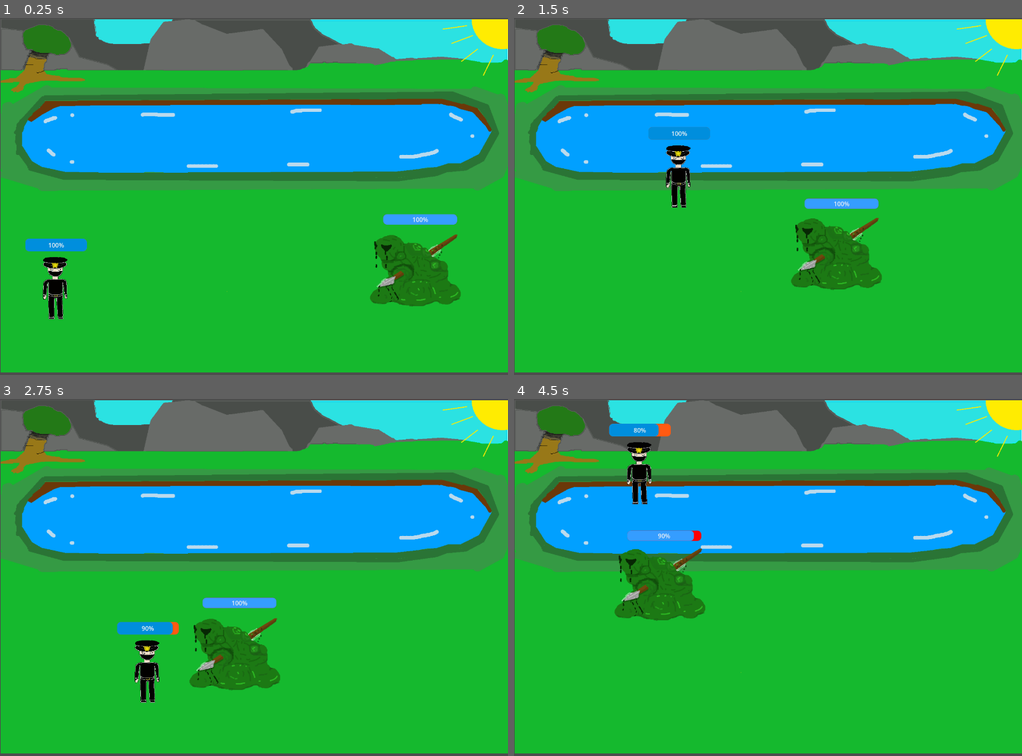
Above: before the commit, frames 1-4 (two rows, left to right).
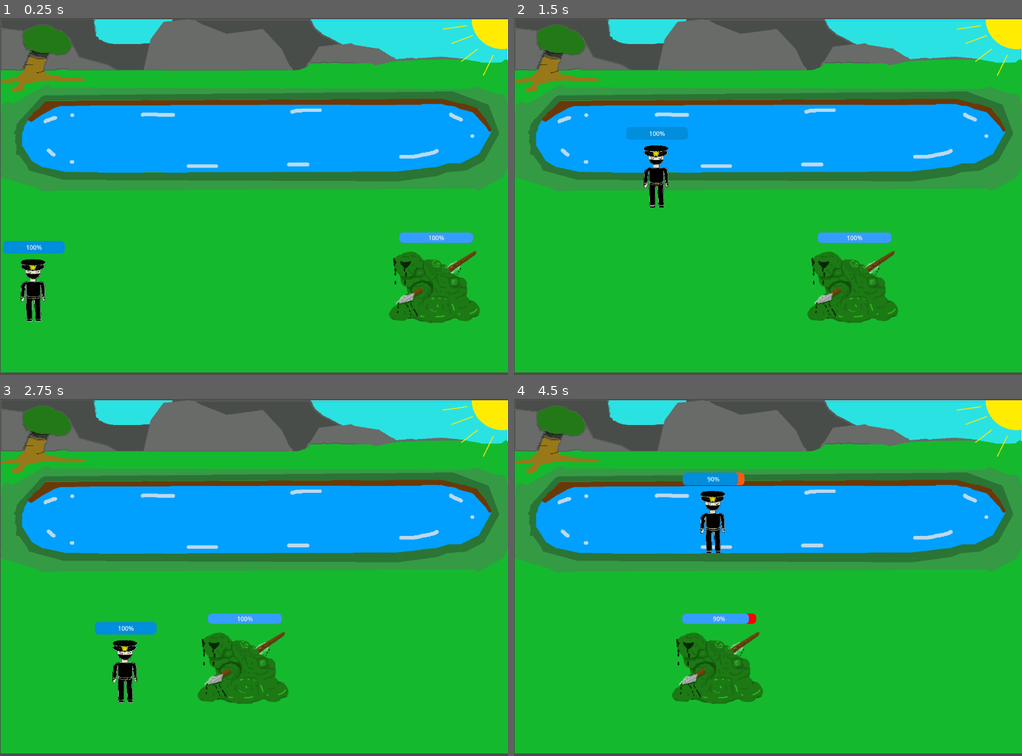
Above: after the commit, the same moments.

Repository: jwang5-dot/12-DT-Project
Game: Godot game, scene res://scene/Level_1_scene.tscn
Same seed, same stepped clock (60 frames per second), same inputs: the game is played once before the commit and once after it. This scene is started directly instead of the project's main scene.
Inputs (mouse positions are in pixels of both pictures, inside the frame that each line leads up to):
- Up to frame 1 (0.25 s): no input
- Up to frame 2 (1.5 s): tap Enter (ui_accept) at 0.5, 0.77 s; move the mouse to (879, 178) at 0.52 s; hold Right (ui_right) from 0.53 s (still down); move the mouse to (666, 214) at 1.27 s
- Up to frame 3 (2.75 s): tap Enter (ui_accept) at 1.52 s; move the mouse to (304, 498) at 2.02 s; release Right (ui_right) at 2.03 s; hold Left (ui_left) from 2.03 s (still down)
- Up to frame 4 (4.5 s): move the mouse to (742, 648) at 2.77 s; release Left (ui_left) at 2.78 s; hold Right (ui_right) 2.78-4.28 s; tap Enter (ui_accept) at 3.02, 3.77 s; move the mouse to (920, 631) at 3.52 s; move the mouse to (615, 523) at 4.27 s; hold Left (ui_left) from 4.28 s (still down)

The runs differ from the first frame. In frame 1, 5.0% of the frame differs, in the area x 0-95%, y 54-86%; in frame 2, 5.4%; in frame 3, 4.4%; in frame 4, 7.8%, in the area x 18-49%, y 6-86%.

Commit message:
Enemy_move_to_Player

Diff:
--- a/assessment-game/project.godot
+++ b/assessment-game/project.godot
@@ -22,7 +22,7 @@
 
 [editor]
 
-movie_writer/movie_file="C:/Users/nicol/OneDrive/Pictures/End_walk.avi"
+movie_writer/movie_file="C:/Users/nicol/OneDrive/Pictures/Level_1_enemy_move.avi"
 
 [input]
 
--- a/assessment-game/scene/Level_1_scene.tscn
+++ b/assessment-game/scene/Level_1_scene.tscn
@@ -23,7 +23,7 @@
 texture = ExtResource("1_w17ck")
 
 [node name="CharacterBody2D" parent="." unique_id=658715563 instance=ExtResource("3_affpu")]
-position = Vector2(144, 665)
+position = Vector2(86, 711)
 
 [node name="Player_Platform" type="StaticBody2D" parent="." unique_id=2016147382]
 
@@ -38,7 +38,7 @@
 shape = SubResource("RectangleShape2D_affpu")
 
 [node name="CharacterBody2D2" parent="." unique_id=967582635 instance=ExtResource("4_u8ckq")]
-position = Vector2(1138, 639)
+position = Vector2(1180, 691)
 
 [node name="Area2D" type="Area2D" parent="." unique_id=1327571509]
 
--- a/assessment-game/script/melee_enemy.gd
+++ b/assessment-game/script/melee_enemy.gd
@@ -2,24 +2,16 @@
 extends CharacterBody2D
 
 const SPEED = 200.0
-const DAMAGE_INTERVAL := 0.5
+const MOVE_LEFT: float = -1.0
+const MOVE_RIGHT: float = 1.0
+const STOP: float = 0.0
 
 @export var sprite: Sprite2D
 @export var health_ui: ProgressBar
 
 var health: int = 100
 var player: CharacterBody2D
-var damage_timer := 0.0
-var Player: Player_2 = null
-
-func _physics_process(delta: float) -> void:
-	if Player == null:
-		return
-	damage_timer -= delta
-
-	if damage_timer <= 0:
-		Player.take_damage()
-		damage_timer = DAMAGE_INTERVAL
+var direction = STOP
 
 func _ready() -> void:
 	for node in get_tree().get_nodes_in_group("player"):
@@ -28,12 +20,14 @@
 	health_ui.value = health
 
 func _process(delta: float) -> void:
-		if not player == null:
-			look_at(player.global_position)
-			velocity = Vector2(1, 0).rotated(rotation) * SPEED
-			move_and_slide()
-		health_ui.get_parent().rotation = -rotation
-		sprite.global_rotation = 0
+		if player == null:
+			return
+		if player.global_position.x > global_position.x:
+			direction = MOVE_RIGHT
+		elif player.global_position.x < global_position.x:
+			direction = MOVE_LEFT
+		velocity = Vector2(direction * SPEED, 1.0)
+		move_and_slide()
 
 func take_damage() -> void:
 	if health > 1:
@@ -44,6 +38,4 @@
 
 func _take_damage(body: Node2D) -> void:
 	if body is Player_2:
-		player = body
-	if body is Player_2:
 		body.take_damage()
